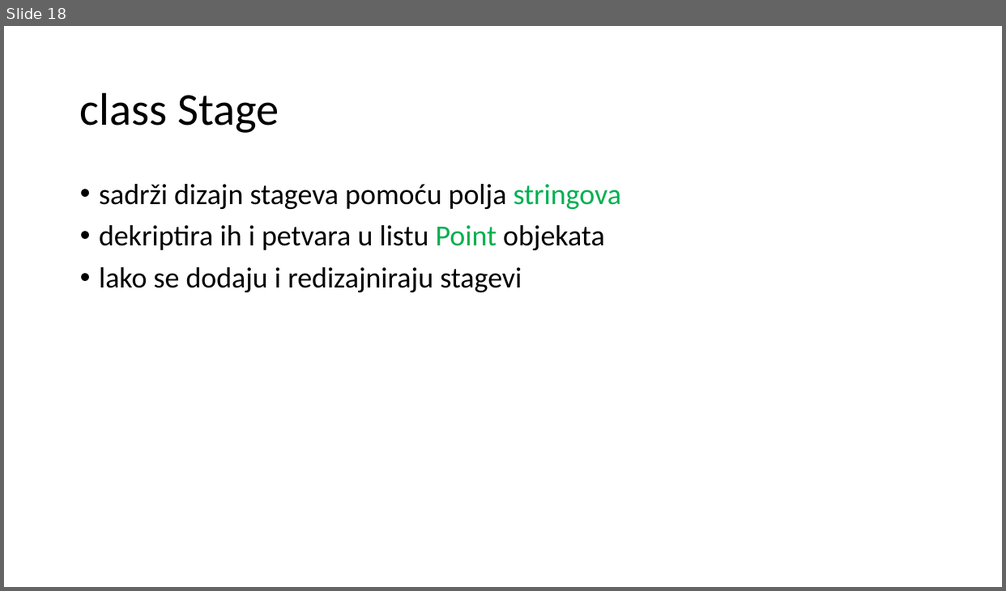
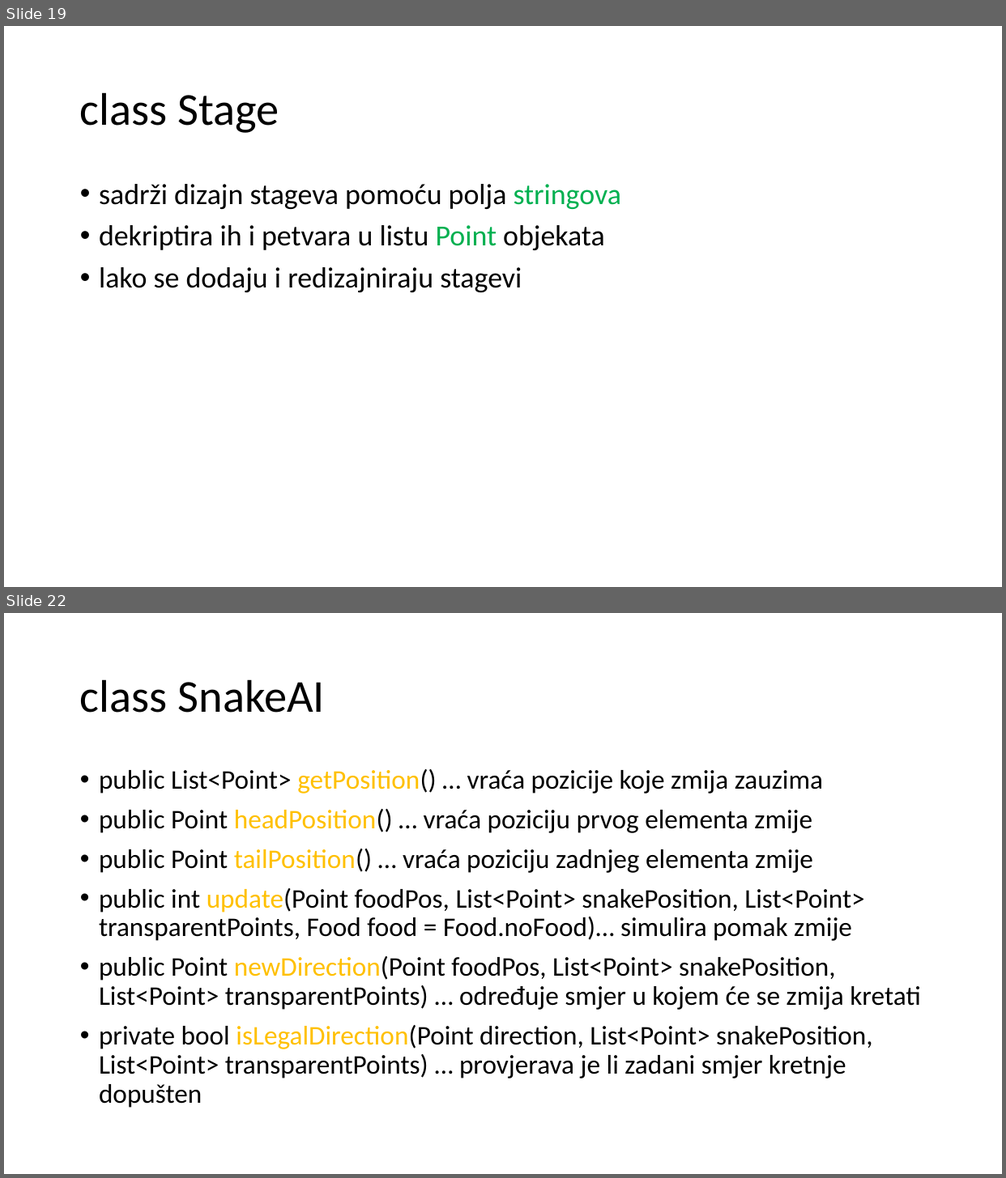
Before and after one commit to mihapetr/Zmija, a slide deck: docs/Zmijica.pptx. Shown one above the other, each under a label of ours: slide 18 before the commit, slides 19 and 22 after it; the slides between them are not shown. The pictures are 1006x591 and 1006x1178 pixels, drawn with LibreOffice and Linux fonts; fonts in the diff are those of the drawing. Boxes give left, top, right and bottom in pixels: in the first picture for what was removed or moved away, otherwise in the second. Text is boxed around its words. In the diff, an @@ line names an element or a change of style, - is before the commit and + after.

```diff
--- a/docs/Zmijica.pptx
+++ b/docs/Zmijica.pptx
@@ slide 22 added at box(4, 613, 1002, 1174), background #FFFFFF @@
@@ title added at box(80, 679, 325, 713), 44 pt, text #000000 @@
+class SnakeAI
@@ text added at box(99, 769, 921, 1108), 25.9 pt, text #000000 @@
+• public List<Point> getPosition() … vraća pozicije koje zmija zauzima
+• public Point headPosition() … vraća poziciju prvog elementa zmije
+• public Point tailPosition() … vraća poziciju zadnjeg elementa zmije
+• public int update(Point foodPos, List<Point> snakePosition, List<Point> transparentPoints, Food food = Food.noFood)… simulira pomak zmije
+• public Point newDirection(Point foodPos, List<Point> snakePosition, List<Point> transparentPoints) … određuje smjer u kojem će se zmija kretati
+• private bool isLegalDirection(Point direction, List<Point> snakePosition, List<Point> transparentPoints) … provjerava je li zadani smjer kretnje dopušten
@@ what was slide 18 is now slide 19 @@
```
Also in this commit, not shown: 5 slides changed, 2 other slides added, 1 slide removed, 1 other file.
